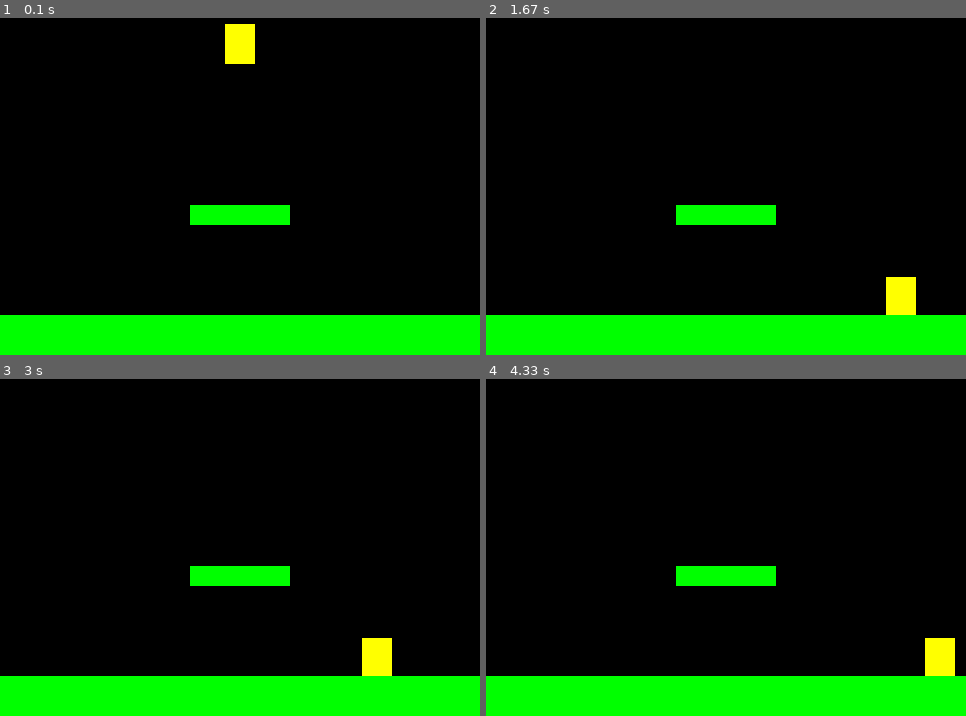
Above: before the commit, frames 1-4 (two rows, left to right).
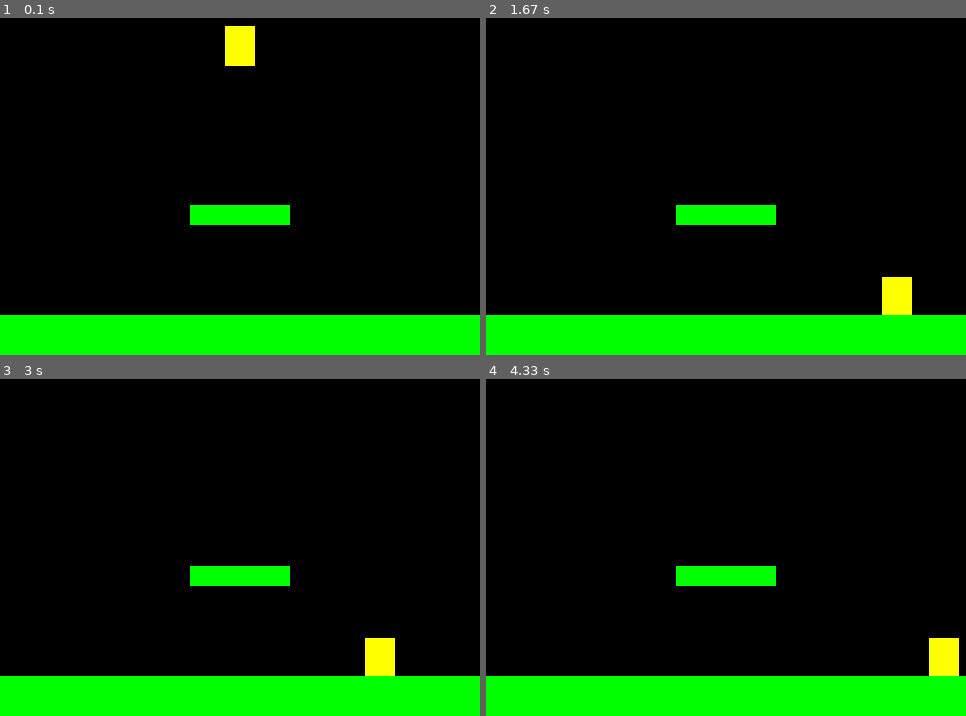
Above: after the commit, the same moments.

Repository: MCKataoka/Kids-Can-Code
Game: pygame game, started from main.py
Two runs of this game, one before a commit and one after it. Both use one fixed random seed, a clock stepped at 60 frames per second and the inputs below.
Inputs:
- Up to frame 1 (0.1 s): no input
- Up to frame 2 (1.67 s): hold Right 0.33-0.8 s; hold Right 0.83-1.3 s; hold Left from 1.33 s (still down)
- Up to frame 3 (3 s): release Left at 1.87 s; hold Left 1.9-2.3 s; hold Right 2.33-2.97 s
- Up to frame 4 (4.33 s): hold Left 3-3.47 s; hold Right 3.5-3.97 s; hold Right from 4 s (still down)

The runs differ from the first frame. In frame 1, less than 0.1% of the frame differs, in the area x 46-54%, y 1-15%; in frame 2, 0.2%, in the area x 82-90%, y 76-89%; in frame 3, 0.1%; in frame 4, 0.2%.

Commit message:
Working Commit Video 20

Diff:
--- a/sprites.py
+++ b/sprites.py
@@ -34,7 +34,10 @@
 		self.acc.x += self.vel.x * player_friction
 
 		self.vel += self.acc
+
 		self.pos += self.vel + 0.5 * self.acc
+
+		self.pos += self.acc
 
 		if self.pos.x > width:
 			self.pos.x = 0
@@ -43,7 +46,7 @@
 
 
 		#NEW STUFF 5 comment out line bellow and use following
-		self.rect.center = self.pos
+		#self.rect.center = self.pos
 		self.rect.midbottom = self.pos
 
 #NEW STUFF 3
